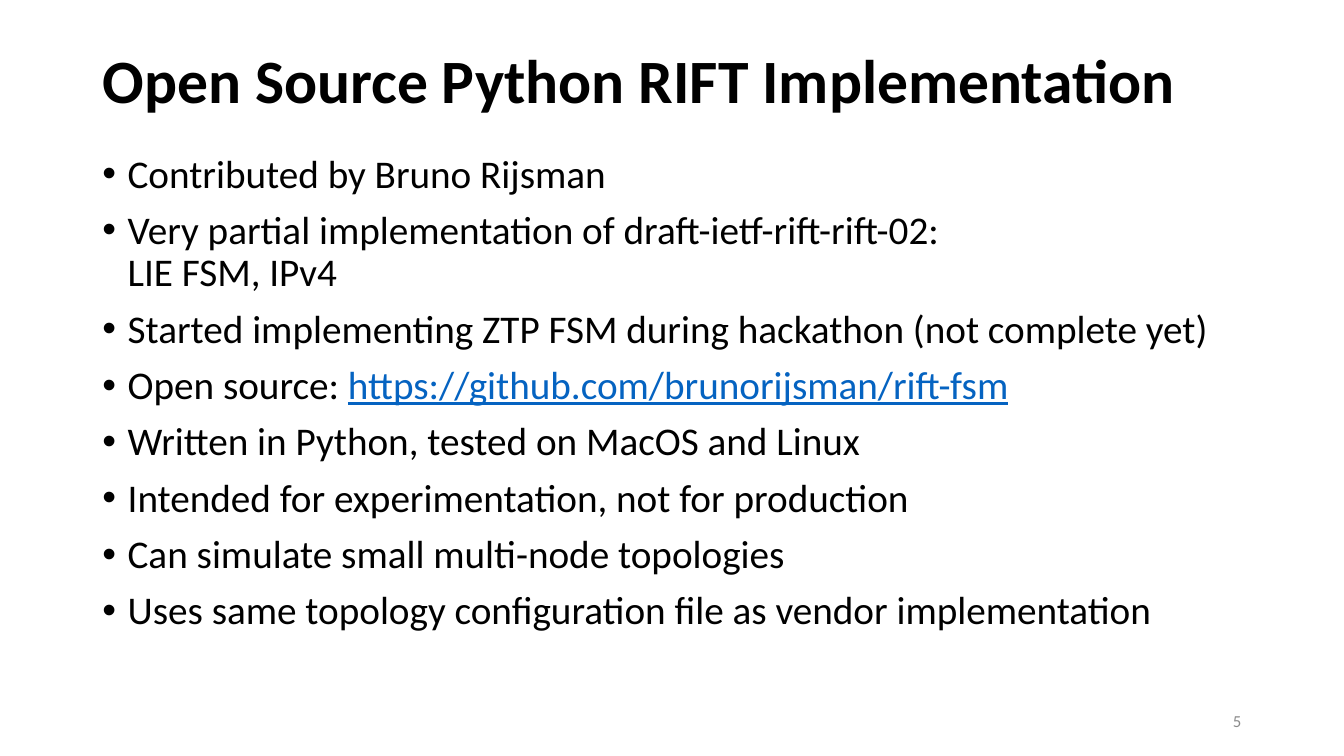
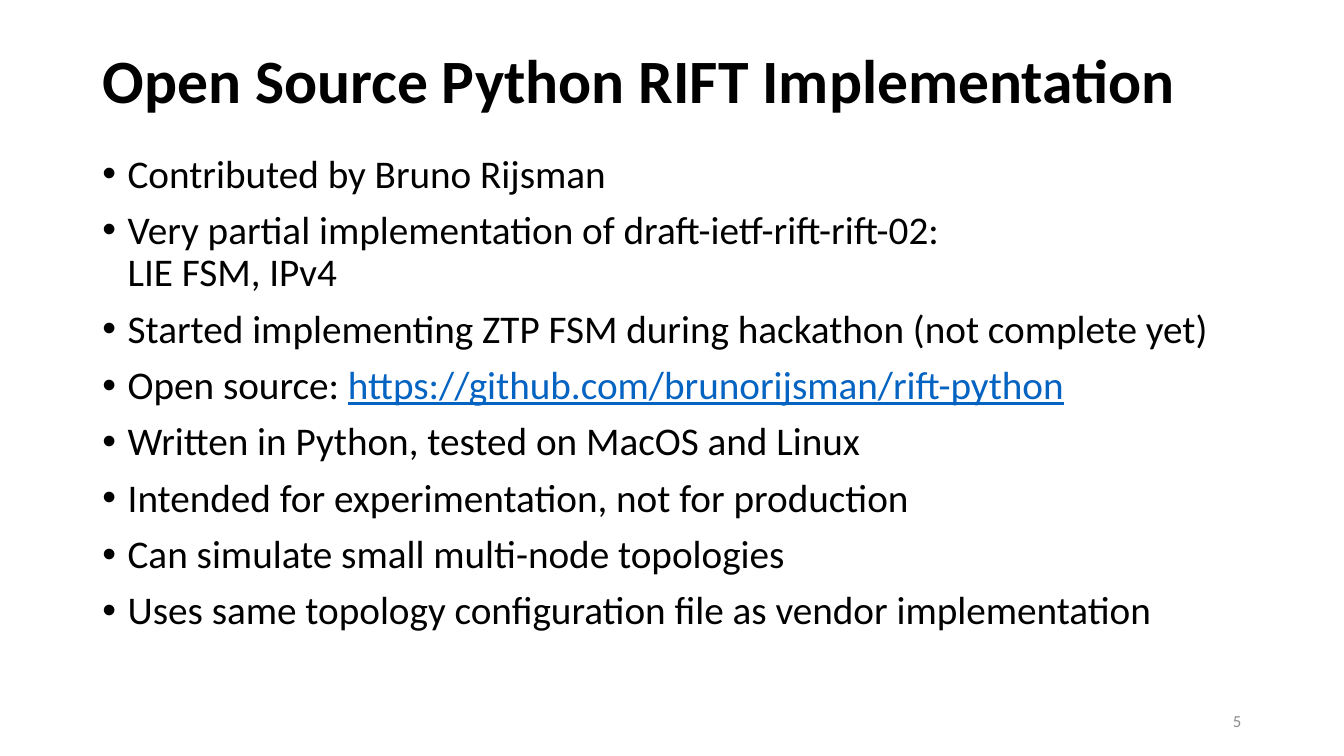
Before and after one commit to brunorijsman/rift-python, a slide deck: slide 5 of ietf-102/ietf-102-rift-hackathon-slides.pptx. Drawn at 1344x756 pixels with LibreOffice and Linux fonts; fonts in the diff are those of the drawing. Boxes give left, top, right and bottom in pixels: in the first picture for what was removed or moved away, otherwise in the second. Text is boxed around its words. In the diff, an @@ line names an element or a change of style, - is before the commit and + after.

Commit message:
Fix link in powerpoint presentation

```diff
--- a/ietf-102/ietf-102-rift-hackathon-slides.pptx
+++ b/ietf-102/ietf-102-rift-hackathon-slides.pptx
@@ text at box(128, 371, 1064, 406): text changed @@
-• Open source: https://github.com/brunorijsman/rift-fsm
+• Open source: https://github.com/brunorijsman/rift-python
```
Also in this commit, not shown: 1 other file.
